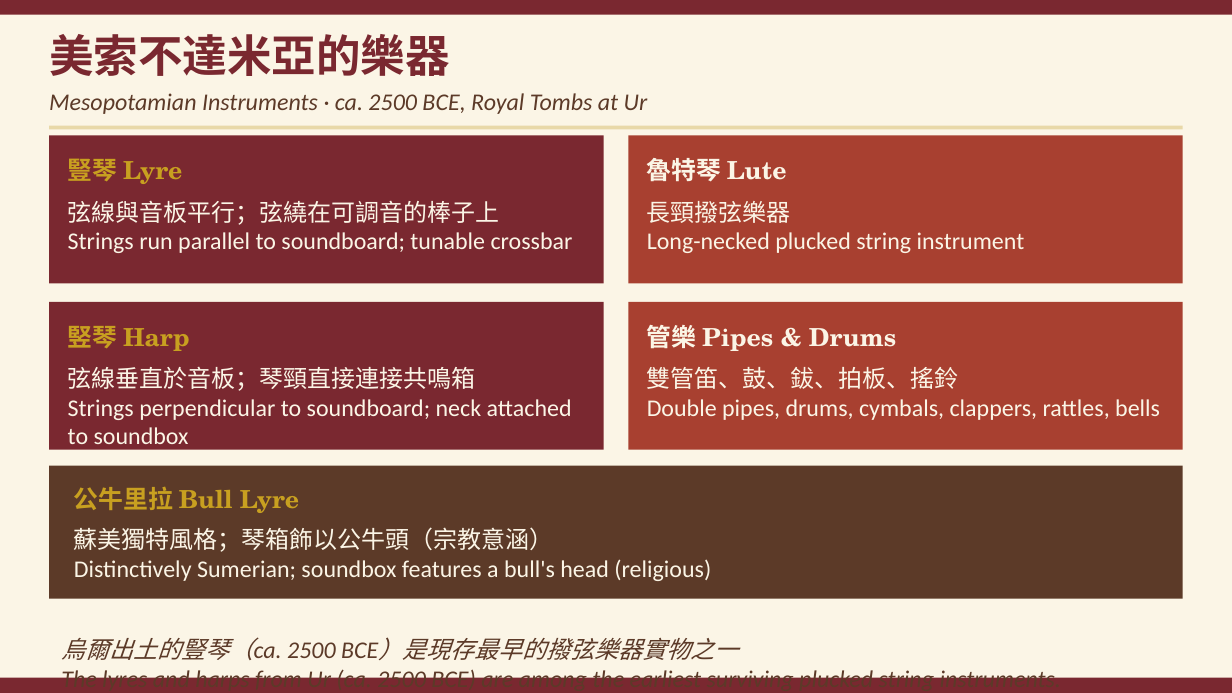
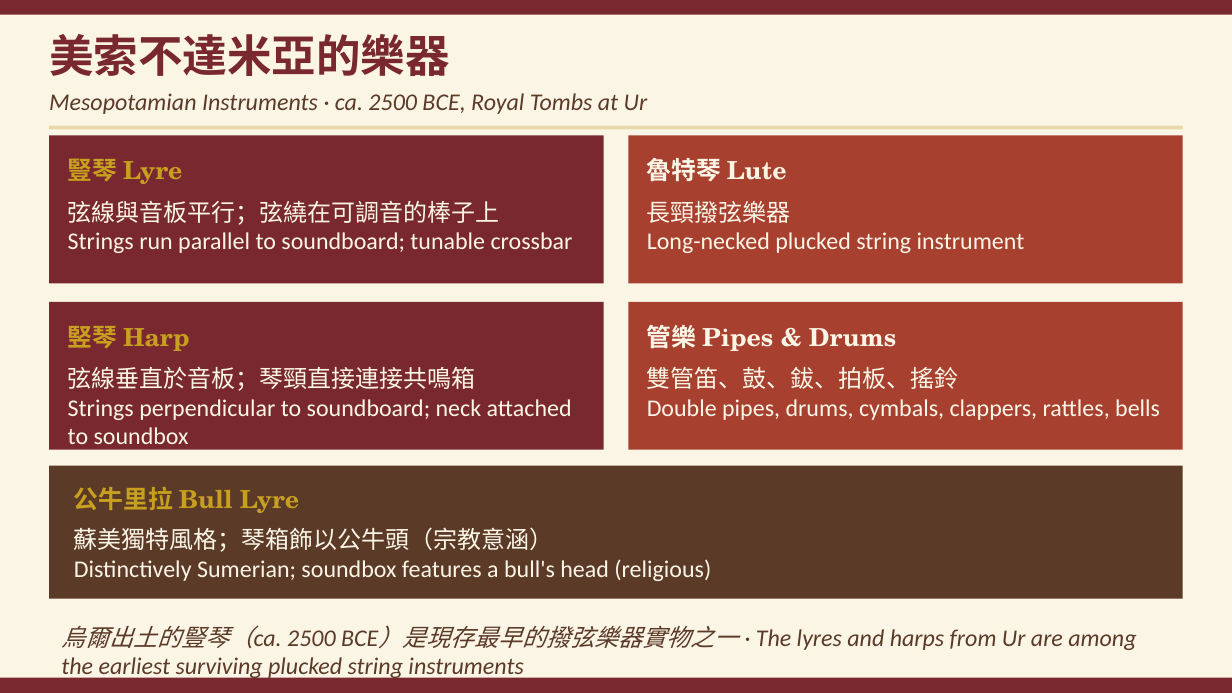
Before and after one commit to ccli-taipower/A_History_of_Western_Music, a slide deck: slide 6 of Ch01_Music_in_Antiquity.pptx. Drawn at 1232x693 pixels with LibreOffice and Linux fonts; fonts in the diff are those of the drawing. Boxes give left, top, right and bottom in pixels: in the first picture for what was removed or moved away, otherwise in the second. Text is boxed around its words. In the diff, an @@ line names an element or a change of style, - is before the commit and + after.

```diff
--- a/Ch01_Music_in_Antiquity.pptx
+++ b/Ch01_Music_in_Antiquity.pptx
@@ text at [61, 625, 1136, 681]: text changed @@
-烏爾出土的豎琴（ca. 2500 BCE）是現存最早的撥弦樂器實物之一
-The lyres and harps from Ur (ca. 2500 BCE) are among the earliest surviving plucked string instruments.
+烏爾出土的豎琴（ca. 2500 BCE）是現存最早的撥弦樂器實物之一 · The lyres and harps from Ur are among the earliest surviving plucked string instruments
```
Also in this commit, not shown: 2 other slides changed, 1 other file.
